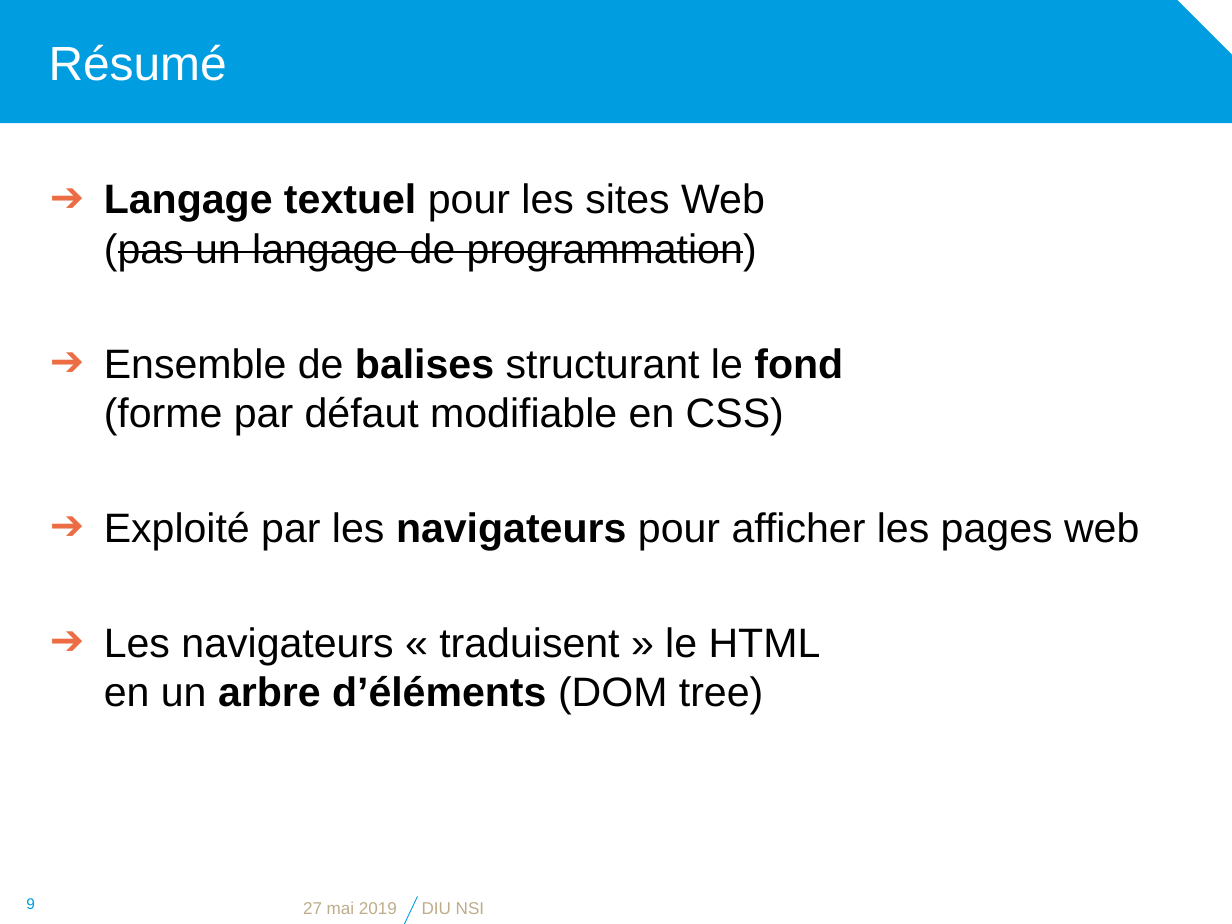
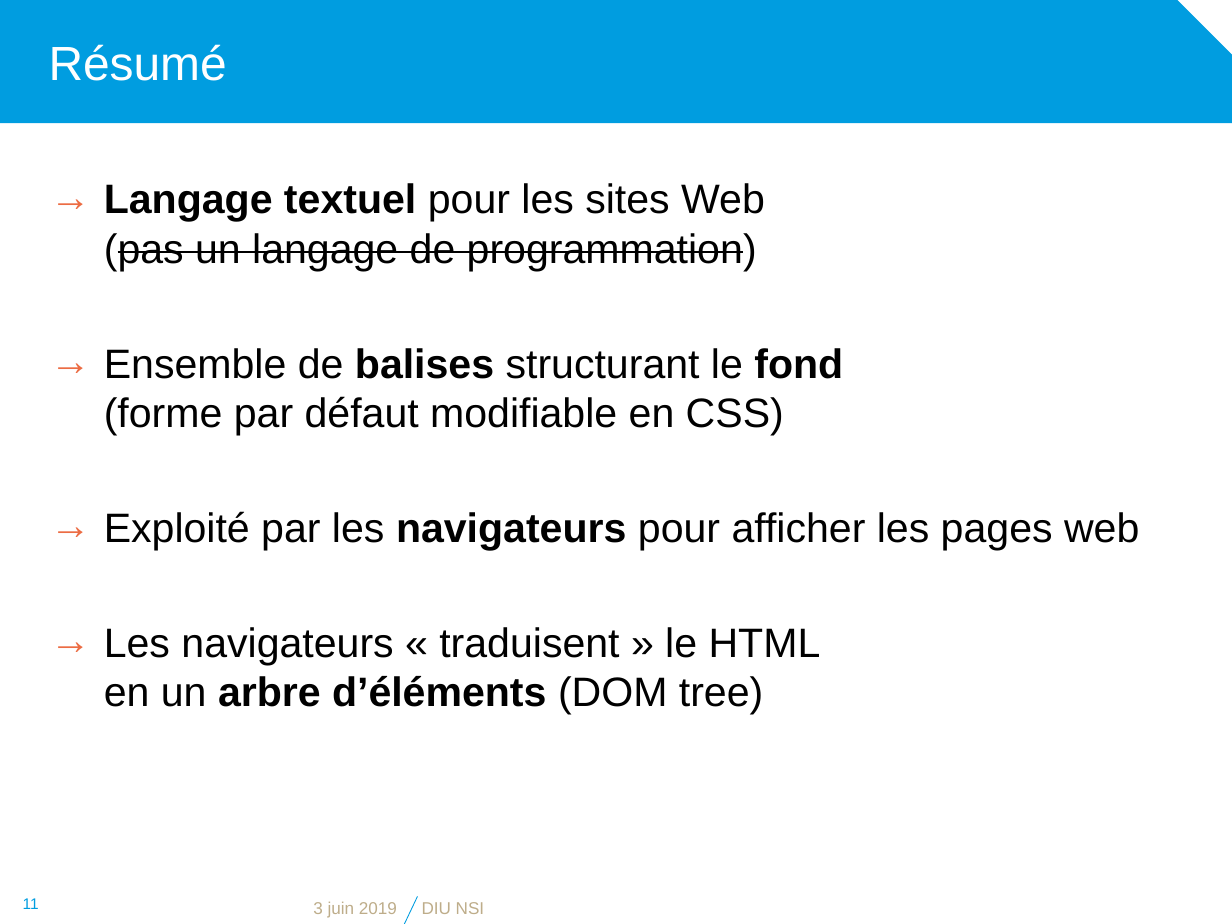
Before and after one commit to diu-uf-bordeaux/bloc1, a slide deck: slide 11 of web/2-HTML/html.pptx (slide 9 before the commit). Drawn at 1232x924 pixels with LibreOffice and Linux fonts; fonts in the diff are those of the drawing; background and template pictures are left out. Boxes give left, top, right and bottom in pixels: in the first picture for what was removed or moved away, otherwise in the second. Text is boxed around its words. In the diff, an @@ line names an element or a change of style, - is before the commit and + after.

Commit message:
pass on html

```diff
--- a/web/2-HTML/html.pptx
+++ b/web/2-HTML/html.pptx
@@ text "Langage textuel pour les sites ..." at <box>104,183,1139,714</box>: bullet ➔ to → @@
@@ page number at <box>23,898,39,909</box>: text changed @@
-9
+11
@@ text at <box>313,901,397,918</box>: text changed @@
-27 mai 2019
+3 juin 2019
```
Also in this commit, not shown: 5 other slides changed, 3 slides added, 1 slide removed.
